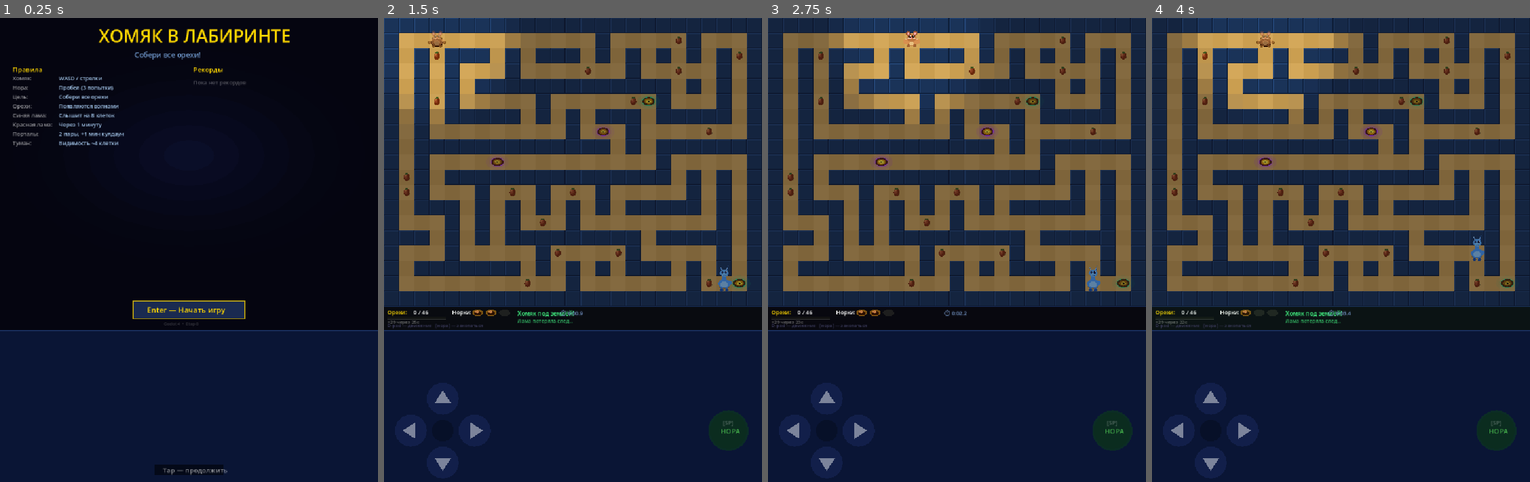
Above: before the commit, frames 1-4 (left to right).
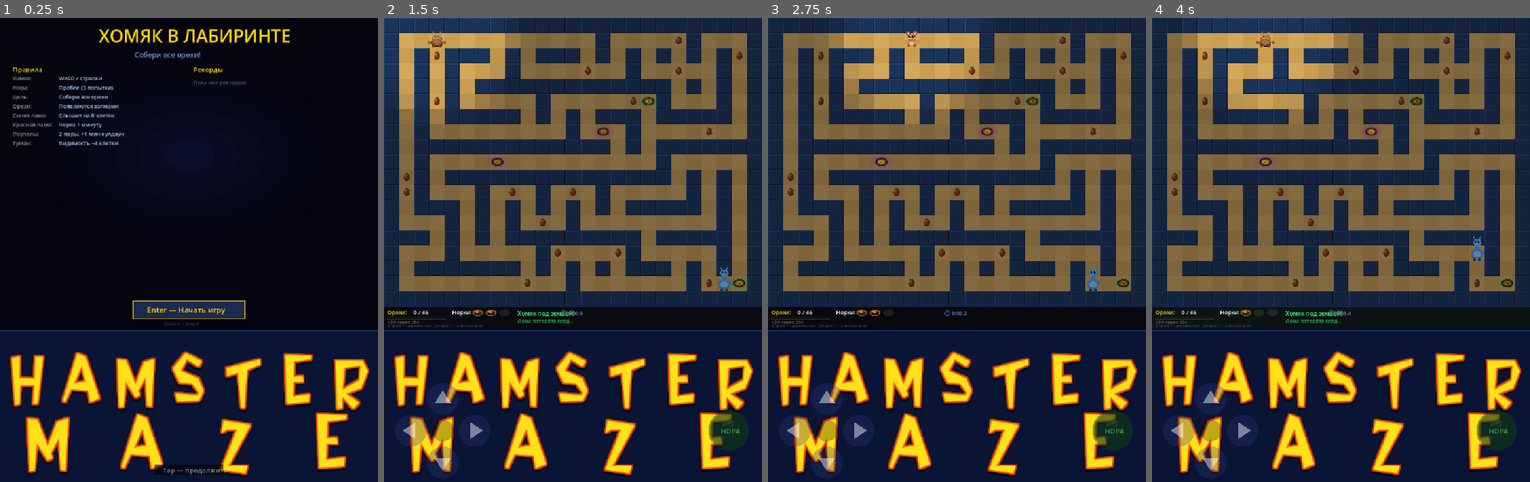
Above: after the commit, the same moments.

Repository: AndriiDiabolus/Diabolus-repository-Godot4-hamster-maze
Game: Godot game, scene res://scenes/Main.tscn
Two runs of this game, one before a commit and one after it. Both use one fixed random seed, a clock stepped at 60 frames per second and the inputs below.
Inputs (mouse positions are in pixels of both pictures, inside the frame that each line leads up to):
- Up to frame 1 (0.25 s): no input
- Up to frame 2 (1.5 s): tap Enter at 0.5, 0.6 s; move the mouse to (656, 226) at 0.52 s; hold D 0.53-1.25 s; click (656, 226) at 0.67 s; tap Space at 0.77 s; drag from (497, 273) to (554, 342) at 1.27 s
- Up to frame 3 (2.75 s): tap Space at 2 s; move the mouse to (994, 147) at 2.02 s; hold D from 2.03 s (still down); tap Enter at 2.1 s
- Up to frame 4 (4 s): release D at 2.75 s; drag from (1322, 342) to (1227, 180) at 2.77 s; tap Enter at 3.5, 3.6 s; move the mouse to (1454, 319) at 3.52 s; hold A from 3.53 s (still down); tap Space at 3.77 s

The runs differ from the first frame. In frame 1, 8.4% of the frame differs, in the area x 2-98%, y 71-99%; in frame 2, 8.3%; in frame 3, 8.3%; in frame 4, 8.3%.

Commit message:
feat: stretch canvas to full screen, restore title inside canvas
- CSS: canvas 100vw x 100svh fills entire phone screen
- body background #0a1535, overflow:hidden — no gray zone visible
- Restore _draw_ctrl_title() inside canvas controls zone
- Remove HTML title injection (no longer needed)

Co-Authored-By: Claude Sonnet 4.6 <noreply@anthropic.com>

Diff:
--- a/scripts/main.gd
+++ b/scripts/main.gd
@@ -1136,6 +1136,9 @@
 	draw_rect(Rect2(0, zone_y, C.W, C.CTRL_H), Color("#0a1535"))
 	draw_rect(Rect2(0, zone_y, C.W, 2), Color("#1a3060"))  # top border line
 
+	# Flintstones-style title — always visible
+	_draw_ctrl_title()
+
 	if _state != "play":
 		# "Tap" at bottom of zone with dark pill for readability
 		var tap_y := zone_y + float(C.CTRL_H) - 22.0
Not shown, changed: export_presets.cfg
